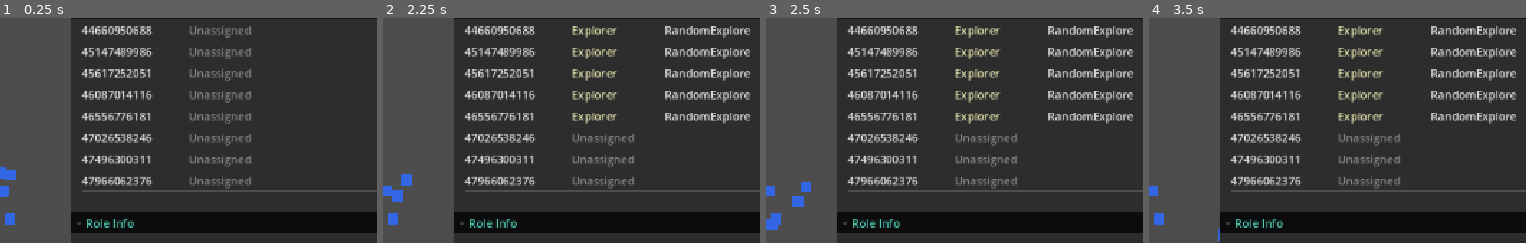
Above: before the commit, frames 1-4 (left to right).
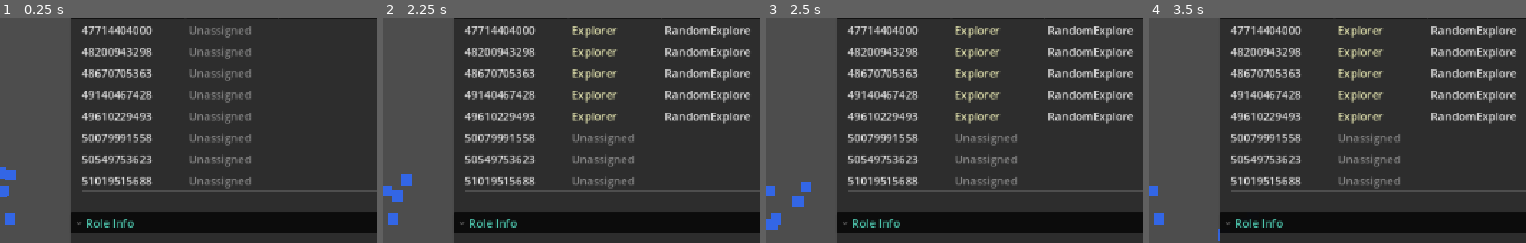
Above: after the commit, the same moments.

Repository: DoctorTangerina/colony-sim
Game: Godot game, scene res://Main.tscn
The game is run twice, just before and just after one commit, with the same random seed, the same clock (stepped at 60 frames per second) and the same inputs.
Inputs:
- Up to frame 1 (0.25 s): no input
- Up to frame 2 (2.25 s): tap Enter at 0.5, 2 s; tap Space at 1.25 s
- Up to frame 3 (2.5 s): no input
- Up to frame 4 (3.5 s): no input
The pictures show only the part of the screen within x 49-99%, y 9-59%; the shares and areas given below are measured in that part.

The runs differ from the first frame. In frame 1, 2.9% of the frame differs, in the area x 21-41%, y 3-75%; in frame 2, 2.9%; in frame 3, 2.9%; in frame 4, 2.9%.

Commit message:
feature: per-agent transition latency + qualitative event log (ADR 12 amendment)
Extends the dynamic-vs-static allocation experiment tooling with two
additions agreed in a second grilling session (see docs/adr/0012's
Amendment section and .scratch/dynamic-vs-static-allocation-experiment/
for the full rationale):

- Transition latency: role churn counts role changes but says nothing
  about their cost. New generic action_verified(action_name) signal
  on agent.gd, emitted once from GoapCycle.on_action_completed()'s
  existing verify-success branch, lets MetricsLogger measure the
  simulated-time gap between an agent's role change and its next
  colony-productive action (DepositResource/ReportResource/
  ReportDepletion - not Eat). Uses MetricsLogger's own simulated clock
  throughout, never the Role Change Log's Time.get_ticks_msec(), which
  diverges from simulated time under run_sweep.sh's --fixed-fps
  acceleration. simulation.gd now threads the spawned agent list
  through to the logger so it can connect these per-agent signals.

- Qualitative event log: captures four known patterns from real sweep
  runs rather than staged demonstrations. Discovery events (Blackboard
  entries_changed, on a known-state flip) and death events (existing
  agent_died signal + a storage snapshot) land in a new per-run JSONL
  log. The withdraw/deposit oscillation now fixed by precondition is
  checked via stderr-scanning for GoapCycle's existing backstop
  push_error (run_sweep.sh now captures stderr per run) rather than a
  second signal in that sensitive function. A new pending_role_requests
  CSV column lets analyze.py flag cells with a persistently non-empty
  Role Request queue.

analyze.py derives all of this offline from the raw logs, consistent
with the original design's "log raw, derive offline" split - nothing
here changes simulation behavior for a normal (non-experiment) run.

Verified end-to-end against real runs, not just smoke tests: a 180s
run's DepositResource count exactly matched the CSV's independently-
tracked deposit counter, and a 4-run sweep's qualitative_events.csv
showed the actual discovery-cascade effect (dynamic role counts
shifting toward Gatherer right after each discovery; static staying
flat) - real evidence of the mechanism under test, not a contrived
reproduction.

Co-Authored-By: Claude Sonnet 5 <noreply@anthropic.com>

Diff:
--- a/agents/GoapCycle.gd
+++ b/agents/GoapCycle.gd
@@ -145,6 +145,13 @@
 		_handle_action_failure(completed_action)
 		return
 
+	# ADR 12: Action Verified (CONTEXT.md) - purely additive observability,
+	# announced only after the effect-satisfaction check above already
+	# passed. Generic on purpose: this doesn't know or care what a listener
+	# (e.g. MetricsLogger) considers "productive."
+	if not completed_action.is_empty():
+		_agent.notify_action_verified(completed_action)
+
 	_action_index += 1
 
 	# ADR 7: a plan that finishes cleanly replans immediately rather than
--- a/agents/IAgentActions.gd
+++ b/agents/IAgentActions.gd
@@ -110,3 +110,12 @@
 ## discovery carry-slot until ReportDepletion clears it at the Nest.
 func record_failed_report(_resource_type: String, _position: Vector2) -> void:
 	pass
+
+
+## ADR 12: called by GoapCycle once verify-by-effect confirms a completed
+## action's declared effect genuinely holds (Action Verified, CONTEXT.md) -
+## generic on purpose, agent.gd stays ignorant of what any listener does with
+## the name. Kept behind this seam rather than agent.gd emitting its signal
+## directly from GoapCycle, matching every other GoapCycle->agent notification.
+func notify_action_verified(_action_name: String) -> void:
+	pass
--- a/agents/agent.gd
+++ b/agents/agent.gd
@@ -2,6 +2,7 @@
 
 signal item_changed(new_item: String)
 signal action_completed
+signal action_verified(action_name: String)
 signal role_changed(agent_id: String, old_role: String, new_role: String)
 signal agent_died(agent_id: String, last_role: String)
 
@@ -385,6 +386,10 @@
 		return
 	failed_resource_type = resource_type
 	failed_resource_pos = position
+
+
+func notify_action_verified(action_name: String) -> void:
+	action_verified.emit(action_name)
 
 
 func clear_failed_report() -> void:
--- a/experiments/dynamic-vs-static-allocation/metrics_logger.gd
+++ b/experiments/dynamic-vs-static-allocation/metrics_logger.gd
@@ -15,20 +15,102 @@
 const SAMPLE_INTERVAL: float = 1.0
 const DEFAULT_DURATION: float = 600.0  # 10 simulated minutes, per ADR 12
 
+## ADR 12 amendment: which Action Verified names count toward the transition
+## latency metric - Eat deliberately excluded (serves the agent's own
+## survival, not its new role's output). Scoped to MetricsLogger on purpose:
+## agent.gd/GoapCycle.gd's action_verified signal stays generic.
+const _LATENCY_ACTIONS: Array = ["DepositResource", "ReportResource", "ReportDepletion"]
+
 var _nest: Node = null
 var _om: Node = null
 var _file: FileAccess = null
+var _events_file: FileAccess = null
 
 var _elapsed: float = 0.0
 var _sample_timer: float = 0.0
 var _duration: float = DEFAULT_DURATION
 
+## ADR 12 amendment: last-observed known/unknown state per resource type,
+## mirroring the same Blackboard-emptiness check organization_manager.gd's
+## _get_known_resource_types() already does colony-side - tracked here only
+## to detect the false->true flip (a genuine discovery), since
+## entries_changed also fires on Depletion Report removals.
+var _known_state: Dictionary = {"Food": false, "Wood": false}
 
-func setup(nest: Node, om: Node) -> void:
+
+func setup(nest: Node, om: Node, agents: Array) -> void:
 	_nest = nest
 	_om = om
 	_duration = ExperimentCLI.get_float("duration", DEFAULT_DURATION)
 	_open_file()
+	_open_events_file()
+	_connect_agents(agents)
+	_connect_blackboard()
+
+
+func _connect_agents(agents: Array) -> void:
+	for agent in agents:
+		if agent.has_signal("role_changed"):
+			agent.role_changed.connect(_on_role_changed)
+		if agent.has_signal("action_verified"):
+			agent.action_verified.connect(_on_action_verified.bind(agent.agent_id))
+		if agent.has_signal("agent_died"):
+			agent.agent_died.connect(_on_agent_died)
+
+
+func _connect_blackboard() -> void:
+	if _nest == null or not _nest.has_method("get_blackboard"):
+		return
+	var blackboard: Node = _nest.get_blackboard()
+	if blackboard == null or not blackboard.has_signal("entries_changed"):
+		return
+	for res_type in _known_state.keys():
+		_known_state[res_type] = not blackboard.get_entries(res_type).is_empty()
+	blackboard.entries_changed.connect(_on_blackboard_changed.bind(blackboard))
+
+
+func _on_blackboard_changed(_entries: Array, blackboard: Node) -> void:
+	for res_type in _known_state.keys():
+		var known: bool = not blackboard.get_entries(res_type).is_empty()
+		if known and not _known_state[res_type]:
+			_write_event({
+				"event": "discovery",
+				"resource_type": res_type,
+				"timestamp": _elapsed,
+			})
+		_known_state[res_type] = known
+
+
+func _on_agent_died(agent_id: String, last_role: String) -> void:
+	_write_event({
+		"event": "death",
+		"agent_id": agent_id,
+		"timestamp": _elapsed,
+		"last_role": last_role,
+		"food_storage": _nest.get_storage("Food") if _nest else 0,
+		"wood_storage": _nest.get_storage("Wood") if _nest else 0,
+	})
+
+
+func _on_role_changed(agent_id: String, old_role: String, new_role: String) -> void:
+	_write_event({
+		"event": "role_changed",
+		"agent_id": agent_id,
+		"timestamp": _elapsed,
+		"old_role": old_role,
+		"new_role": new_role,
+	})
+
+
+func _on_action_verified(action_name: String, agent_id: String) -> void:
+	if action_name not in _LATENCY_ACTIONS:
+		return
+	_write_event({
+		"event": "action_verified",
+		"agent_id": agent_id,
+		"timestamp": _elapsed,
+		"action_name": action_name,
+	})
 
 
 func _open_file() -> void:
@@ -41,7 +123,22 @@
 	_file.store_csv_line(PackedStringArray([
 		"timestamp", "food_storage", "wood_storage",
 		"role_counts_json", "cumulative_role_changes", "cumulative_deposits",
+		"pending_role_requests",
 	]))
+
+
+func _open_events_file() -> void:
+	DirAccess.make_dir_recursive_absolute(RESULTS_DIR)
+	var path := "%s/%s_events.jsonl" % [RESULTS_DIR, _build_run_tag()]
+	_events_file = FileAccess.open(path, FileAccess.WRITE)
+	if _events_file == null:
+		push_error("MetricsLogger: could not open %s for writing (error %s)" % [path, FileAccess.get_open_error()])
+
+
+func _write_event(event: Dictionary) -> void:
+	if _events_file == null:
+		return
+	_events_file.store_line(JSON.stringify(event))
 
 
 func _build_run_tag() -> String:
@@ -74,6 +171,7 @@
 	var deposits: int = _nest.get_deposit_count() if _nest else 0
 	var food: int = _nest.get_storage("Food") if _nest else 0
 	var wood: int = _nest.get_storage("Wood") if _nest else 0
+	var pending_requests: int = _om.get_total_request_count() if _om else 0
 
 	_file.store_csv_line(PackedStringArray([
 		"%.2f" % _elapsed,
@@ -82,6 +180,7 @@
 		JSON.stringify(role_counts),
 		str(role_changes),
 		str(deposits),
+		str(pending_requests),
 	]))
 
 
@@ -90,4 +189,8 @@
 		_file.flush()
 		_file.close()
 		_file = null
+	if _events_file:
+		_events_file.flush()
+		_events_file.close()
+		_events_file = null
 	get_tree().quit()
--- a/simulation/simulation.gd
+++ b/simulation/simulation.gd
@@ -11,9 +11,9 @@
 	var nest = $Nest
 
 	_connect_resources(rm)
-	await _spawn_agents(nest, rm)
+	var agents: Array = await _spawn_agents(nest, rm)
 	_connect_om(nest)
-	_maybe_start_metrics_logger(nest)
+	_maybe_start_metrics_logger(nest, agents)
 
 
 func _connect_resources(rm: Node) -> void:
@@ -25,14 +25,19 @@
 ## Spawns `agentCount` agents near the Nest, all starting Unassigned. Waits
 ## for the navigation map to become queryable first - the same nav-sync race
 ## resource_manager.gd already guards against when spawning onto the navmesh.
-func _spawn_agents(nest: Node2D, rm: Node) -> void:
+## Returns the spawned agents (ADR 12: MetricsLogger needs the list to
+## connect its per-agent signals - no bulk "all agent nodes" getter exists on
+## OrganizationManager today, and adding one for this single opt-in consumer
+## isn't worth it when the spawn loop already has the list for free).
+func _spawn_agents(nest: Node2D, rm: Node) -> Array:
 	var data: Dictionary = ConfigLoader.load_dict("res://configs/simulation.json")
 	var agent_count: int = ExperimentCLI.get_int("agent-count", data.get("agentCount", 8))
 	if agent_count <= 0:
-		return
+		return []
 
 	await _wait_for_navigation_map_ready(nest.global_position)
 
+	var spawned: Array = []
 	var spawn_parent: Node = $NavigationRegion
 	for i in range(agent_count):
 		var agent = AGENT_SCENE.instantiate()
@@ -44,6 +49,9 @@
 		agent.setup(nest, rm)
 		if agent.has_signal("agent_died"):
 			agent.agent_died.connect(_on_agent_died)
+		spawned.append(agent)
+
+	return spawned
 
 
 func _wait_for_navigation_map_ready(probe: Vector2) -> void:
@@ -64,14 +72,14 @@
 
 ## ADR 12: opt-in only - a normal interactive run passes no --log-metrics
 ## flag and never instances this, never touches the filesystem for it.
-func _maybe_start_metrics_logger(nest: Node2D) -> void:
+func _maybe_start_metrics_logger(nest: Node2D, agents: Array) -> void:
 	if not ExperimentCLI.has_flag("log-metrics"):
 		return
 	var om := get_node_or_null("/root/OrganizationManager")
 	var logger := MetricsLogger.new()
 	logger.name = "MetricsLogger"
 	add_child(logger)
-	logger.setup(nest, om)
+	logger.setup(nest, om, agents)
 
 
 func _on_agent_died(agent_id: String, _last_role: String) -> void:
Not shown, changed: experiments/dynamic-vs-static-allocation/analyze.py
Not shown, changed: experiments/dynamic-vs-static-allocation/run_sweep.sh
